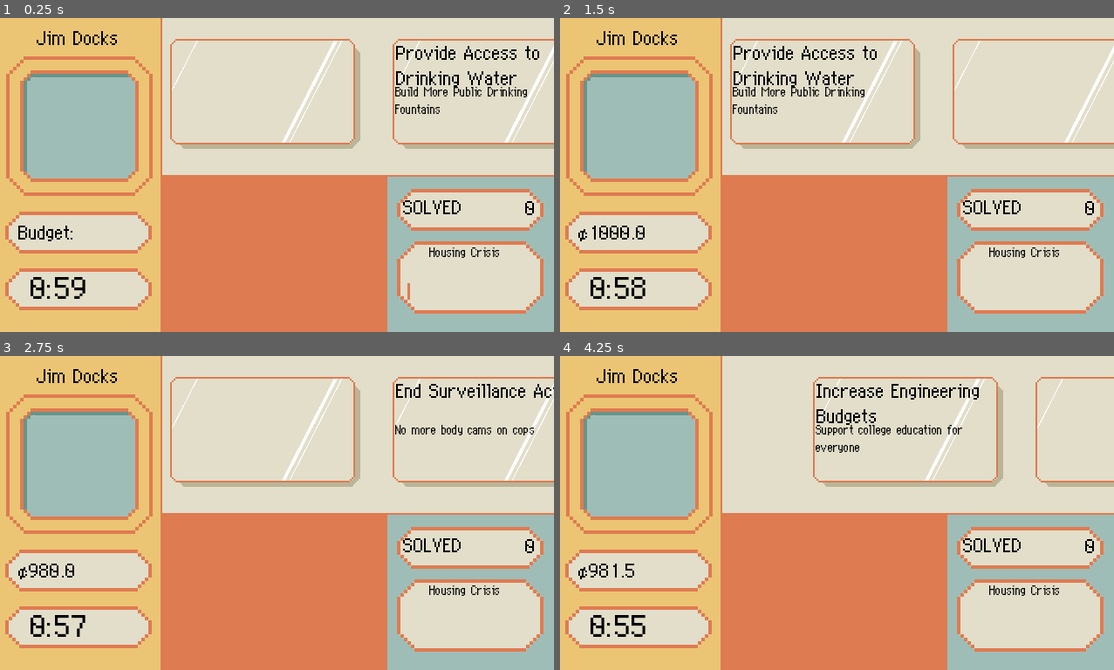
Above: before the commit, frames 1-4 (two rows, left to right).
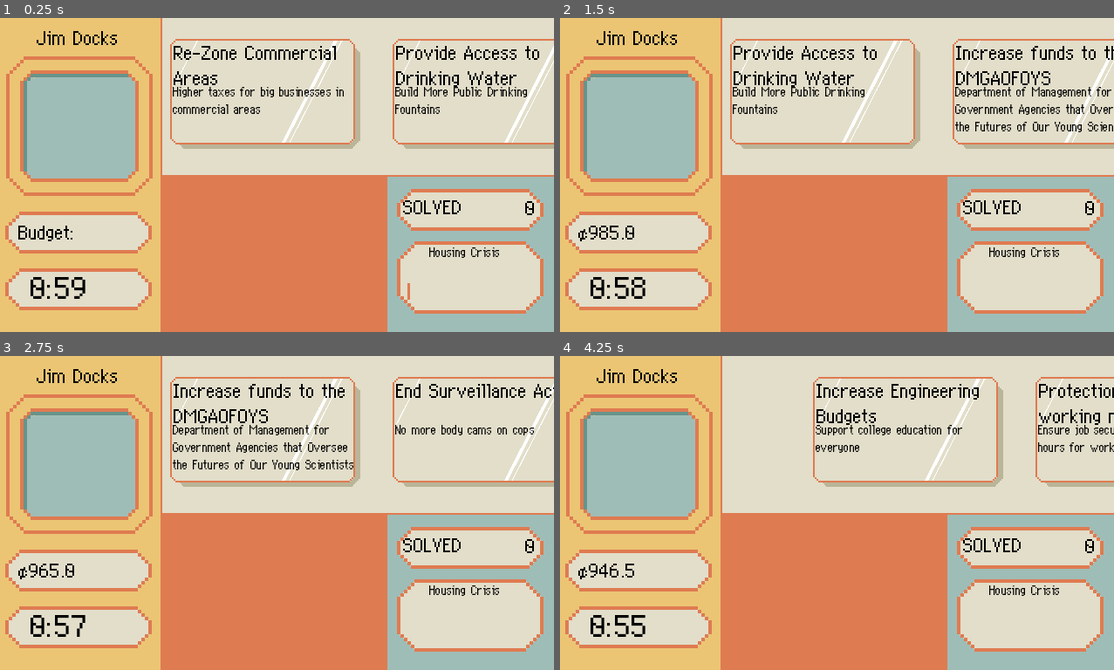
Above: after the commit, the same moments.

Repository: novadragonDOTspace/Socialism
Game: Godot game, scene res://game.tscn
Same seed, same stepped clock (60 frames per second), same inputs: the game is played once before the commit and once after it.
Inputs (mouse positions are in pixels of both pictures, inside the frame that each line leads up to):
- Up to frame 1 (0.25 s): no input
- Up to frame 2 (1.5 s): tap Enter at 0.5 s; move the mouse to (958, 159) at 0.52 s; hold D 0.53-1.25 s; hold Shift 0.53-1.25 s; click (958, 159) at 0.67 s; tap Space at 0.77 s; drag from (720, 190) to (809, 237) at 1.27 s
- Up to frame 3 (2.75 s): tap Space at 2 s; move the mouse to (332, 443) at 2.02 s; hold D from 2.03 s (still down); tap Z at 2.1 s
- Up to frame 4 (4.25 s): release D at 2.75 s; tap Enter at 2.75 s; drag from (809, 575) to (665, 465) at 2.77 s; tap Space at 3.5, 3.77 s; move the mouse to (1003, 560) at 3.52 s; hold Left from 3.53 s (still down); tap Tab at 3.6 s

The runs differ from the first frame. In frame 1, 1.1% of the frame differs, in the area x 31-63%, y 8-31%; in frame 2, 1.9%, in the area x 5-100%, y 8-71%; in frame 3, 1.9%; in frame 4, 0.8%.

Commit message:
FinalBills

Diff:
--- a/Bills/freehousingact.tres
+++ b/Bills/freehousingact.tres
@@ -7,12 +7,12 @@
 [sub_resource type="Resource" id="Resource_m544o"]
 script = ExtResource("2_e1pch")
 Target = ExtResource("1_061al")
+ResolutionAmount = 500
 metadata/_custom_type_script = "uid://bseyusmwxdd8c"
 
 [resource]
 script = ExtResource("1_cq1u5")
 Title = "Free housing act"
 Description = "Create more social housing projects to bring down rental costs"
-MoneyTransfer = 500
 ProblemResolution = SubResource("Resource_m544o")
 metadata/_custom_type_script = "uid://bpqmsdqkccblh"
--- a/Bills/investigahim.tres
+++ b/Bills/investigahim.tres
@@ -1,7 +1,18 @@
-[gd_resource type="Resource" script_class="Bill" load_steps=2 format=3 uid="uid://3eg4scxer5yv"]
+[gd_resource type="Resource" script_class="Bill" load_steps=5 format=3 uid="uid://3eg4scxer5yv"]
 
 [ext_resource type="Script" uid="uid://bpqmsdqkccblh" path="res://Bills/Bills.gd" id="1_cq1u5"]
+[ext_resource type="Resource" uid="uid://of74ym3hbbm1" path="res://Problems/exploit.tres" id="1_p5vne"]
+[ext_resource type="Script" uid="uid://bseyusmwxdd8c" path="res://ProblemResolutionCombo.gd" id="2_tcbp6"]
+
+[sub_resource type="Resource" id="Resource_wa245"]
+script = ExtResource("2_tcbp6")
+Target = ExtResource("1_p5vne")
+ResolutionAmount = 75
+metadata/_custom_type_script = "uid://bseyusmwxdd8c"
 
 [resource]
 script = ExtResource("1_cq1u5")
+Title = "Investigate Him Bill"
+Description = "Investigate Jim Docks Jr. for alleged domestic abuse"
+ProblemResolution = SubResource("Resource_wa245")
 metadata/_custom_type_script = "uid://bpqmsdqkccblh"
--- a/Bills/makeherpay.tres
+++ b/Bills/makeherpay.tres
@@ -1,7 +1,18 @@
-[gd_resource type="Resource" script_class="Bill" load_steps=2 format=3 uid="uid://puqtfl5yfpox"]
+[gd_resource type="Resource" script_class="Bill" load_steps=5 format=3 uid="uid://puqtfl5yfpox"]
 
 [ext_resource type="Script" uid="uid://bpqmsdqkccblh" path="res://Bills/Bills.gd" id="1_cq1u5"]
+[ext_resource type="Resource" uid="uid://of74ym3hbbm1" path="res://Problems/exploit.tres" id="1_eiacw"]
+[ext_resource type="Script" uid="uid://bseyusmwxdd8c" path="res://ProblemResolutionCombo.gd" id="2_gt206"]
+
+[sub_resource type="Resource" id="Resource_pfm8q"]
+script = ExtResource("2_gt206")
+Target = ExtResource("1_eiacw")
+ResolutionAmount = 150
+metadata/_custom_type_script = "uid://bseyusmwxdd8c"
 
 [resource]
 script = ExtResource("1_cq1u5")
+Title = "Make Her Pay!!!"
+Description = "Investigate Mrs. Jim Docks for charity fraud"
+ProblemResolution = SubResource("Resource_pfm8q")
 metadata/_custom_type_script = "uid://bpqmsdqkccblh"
--- a/Bills/morelibs.tres
+++ b/Bills/morelibs.tres
@@ -1,7 +1,18 @@
-[gd_resource type="Resource" script_class="Bill" load_steps=2 format=3 uid="uid://dqoom7s8pja8y"]
+[gd_resource type="Resource" script_class="Bill" load_steps=5 format=3 uid="uid://dqoom7s8pja8y"]
 
 [ext_resource type="Script" uid="uid://bpqmsdqkccblh" path="res://Bills/Bills.gd" id="1_cq1u5"]
+[ext_resource type="Resource" uid="uid://cfiidprimcfij" path="res://Problems/edu.tres" id="1_qxcu6"]
+[ext_resource type="Script" uid="uid://bseyusmwxdd8c" path="res://ProblemResolutionCombo.gd" id="2_star6"]
+
+[sub_resource type="Resource" id="Resource_4ybwo"]
+script = ExtResource("2_star6")
+Target = ExtResource("1_qxcu6")
+ResolutionAmount = 100
+metadata/_custom_type_script = "uid://bseyusmwxdd8c"
 
 [resource]
 script = ExtResource("1_cq1u5")
+Title = "More libraries"
+Description = "Build more libraries"
+ProblemResolution = SubResource("Resource_4ybwo")
 metadata/_custom_type_script = "uid://bpqmsdqkccblh"
--- a/Bills/prop112.tres
+++ b/Bills/prop112.tres
@@ -1,7 +1,18 @@
-[gd_resource type="Resource" script_class="Bill" load_steps=2 format=3 uid="uid://rwpn8l1alvbv"]
+[gd_resource type="Resource" script_class="Bill" load_steps=5 format=3 uid="uid://rwpn8l1alvbv"]
 
 [ext_resource type="Script" uid="uid://bpqmsdqkccblh" path="res://Bills/Bills.gd" id="1_cq1u5"]
+[ext_resource type="Resource" uid="uid://cfiidprimcfij" path="res://Problems/edu.tres" id="1_vsfik"]
+[ext_resource type="Script" uid="uid://bseyusmwxdd8c" path="res://ProblemResolutionCombo.gd" id="2_tcumb"]
+
+[sub_resource type="Resource" id="Resource_8420k"]
+script = ExtResource("2_tcumb")
+Target = ExtResource("1_vsfik")
+ResolutionAmount = 200
+metadata/_custom_type_script = "uid://bseyusmwxdd8c"
 
 [resource]
 script = ExtResource("1_cq1u5")
+Title = "Increase funds to the DMGAOFOYS"
+Description = "Department of Management for Government Agencies that Oversee the Futures of Our Young Scientists"
+ProblemResolution = SubResource("Resource_8420k")
 metadata/_custom_type_script = "uid://bpqmsdqkccblh"
--- a/Bills/protectourparks.tres
+++ b/Bills/protectourparks.tres
@@ -1,7 +1,18 @@
-[gd_resource type="Resource" script_class="Bill" load_steps=2 format=3 uid="uid://dgeqrqlm2paw3"]
+[gd_resource type="Resource" script_class="Bill" load_steps=5 format=3 uid="uid://dgeqrqlm2paw3"]
 
+[ext_resource type="Resource" uid="uid://ctoluktdst6oe" path="res://Problems/climate.tres" id="1_1u48n"]
 [ext_resource type="Script" uid="uid://bpqmsdqkccblh" path="res://Bills/Bills.gd" id="1_cq1u5"]
+[ext_resource type="Script" uid="uid://bseyusmwxdd8c" path="res://ProblemResolutionCombo.gd" id="2_spvxm"]
+
+[sub_resource type="Resource" id="Resource_rppbx"]
+script = ExtResource("2_spvxm")
+Target = ExtResource("1_1u48n")
+ResolutionAmount = 600
+metadata/_custom_type_script = "uid://bseyusmwxdd8c"
 
 [resource]
 script = ExtResource("1_cq1u5")
+Title = "Hydroelectric power"
+Description = "Build a hydroelectric dam"
+ProblemResolution = SubResource("Resource_rppbx")
 metadata/_custom_type_script = "uid://bpqmsdqkccblh"
--- a/Bills/protectworkingmoms.tres
+++ b/Bills/protectworkingmoms.tres
@@ -1,7 +1,18 @@
-[gd_resource type="Resource" script_class="Bill" load_steps=2 format=3 uid="uid://datqtr7a2ct3h"]
+[gd_resource type="Resource" script_class="Bill" load_steps=5 format=3 uid="uid://datqtr7a2ct3h"]
 
+[ext_resource type="Resource" uid="uid://denhsxko8rxkp" path="res://Problems/wellbeing.tres" id="1_bokcy"]
 [ext_resource type="Script" uid="uid://bpqmsdqkccblh" path="res://Bills/Bills.gd" id="1_cq1u5"]
+[ext_resource type="Script" uid="uid://bseyusmwxdd8c" path="res://ProblemResolutionCombo.gd" id="2_ew4g7"]
+
+[sub_resource type="Resource" id="Resource_jnna0"]
+script = ExtResource("2_ew4g7")
+Target = ExtResource("1_bokcy")
+ResolutionAmount = 150
+metadata/_custom_type_script = "uid://bseyusmwxdd8c"
 
 [resource]
 script = ExtResource("1_cq1u5")
+Title = "Protections for working mothers"
+Description = "Ensure job security and flexible hours for working mothers"
+ProblemResolution = SubResource("Resource_jnna0")
 metadata/_custom_type_script = "uid://bpqmsdqkccblh"
--- a/Bills/rezonecommercial.tres
+++ b/Bills/rezonecommercial.tres
@@ -1,13 +1,18 @@
-[gd_resource type="Resource" script_class="Bill" load_steps=4 format=3 uid="uid://dfwe21b2wkrqq"]
+[gd_resource type="Resource" script_class="Bill" load_steps=5 format=3 uid="uid://dfwe21b2wkrqq"]
 
 [ext_resource type="Script" uid="uid://bseyusmwxdd8c" path="res://ProblemResolutionCombo.gd" id="1_4ae7i"]
 [ext_resource type="Script" uid="uid://bpqmsdqkccblh" path="res://Bills/Bills.gd" id="1_cq1u5"]
+[ext_resource type="Resource" uid="uid://of74ym3hbbm1" path="res://Problems/exploit.tres" id="1_e4ooj"]
 
 [sub_resource type="Resource" id="Resource_e4ooj"]
 script = ExtResource("1_4ae7i")
+Target = ExtResource("1_e4ooj")
+ResolutionAmount = 150
 metadata/_custom_type_script = "uid://bseyusmwxdd8c"
 
 [resource]
 script = ExtResource("1_cq1u5")
+Title = "Re-Zone Commercial Areas"
+Description = "Higher taxes for big businesses in commercial areas"
 ProblemResolution = SubResource("Resource_e4ooj")
 metadata/_custom_type_script = "uid://bpqmsdqkccblh"
--- a/Problems/exploit.tres
+++ b/Problems/exploit.tres
@@ -5,5 +5,5 @@
 [resource]
 script = ExtResource("1_dq61b")
 Name = "Exploitation"
-Budget = 1325
+Budget = 1125
 metadata/_custom_type_script = "uid://bmsb7gfp2ei0h"
Not shown, added: export_presets.cfg
Binary file added: webexport/Socialism.apple-touch-icon.png
Not shown, added: webexport/Socialism.apple-touch-icon.png.import
Binary file added: webexport/Socialism.icon.png
Not shown, added: webexport/Socialism.icon.png.import
Binary file added: webexport/Socialism.png
Not shown, added: webexport/Socialism.png.import
Not shown, added: webexport/Socialism.audio.position.worklet.js
Not shown, added: webexport/Socialism.audio.worklet.js
Not shown, added: webexport/Socialism.html
Not shown, added: webexport/Socialism.js
Not shown, added: webexport/Socialism.pck
(and 4 more such lines)
